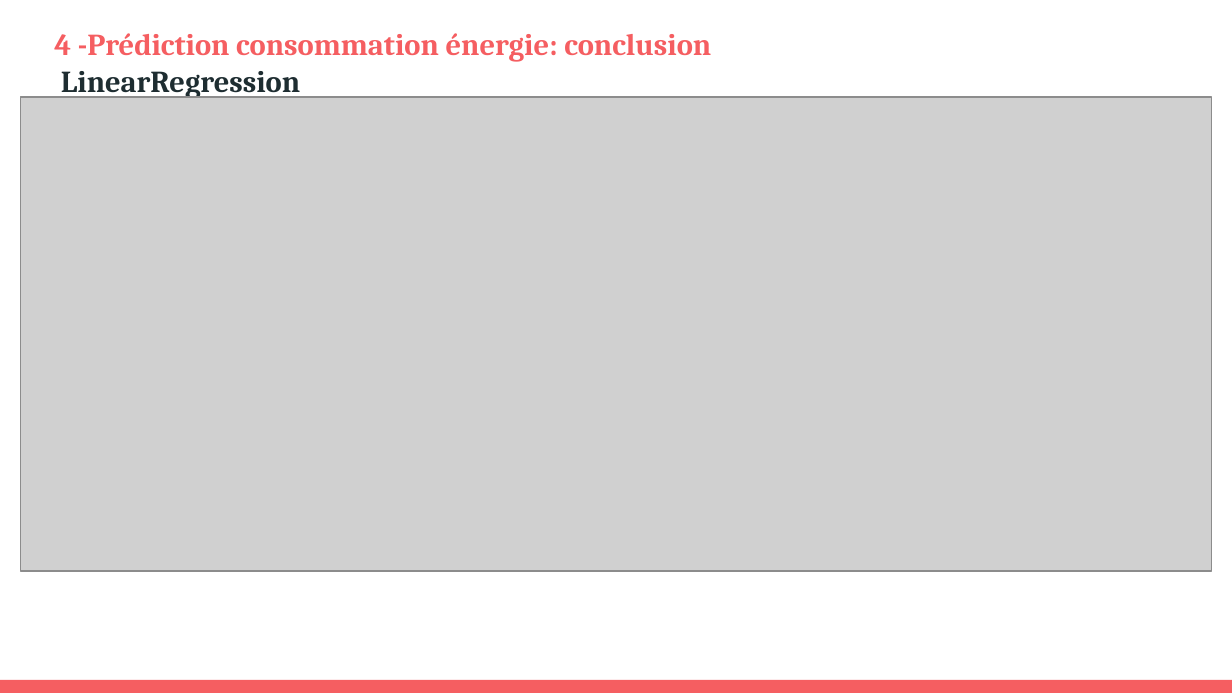
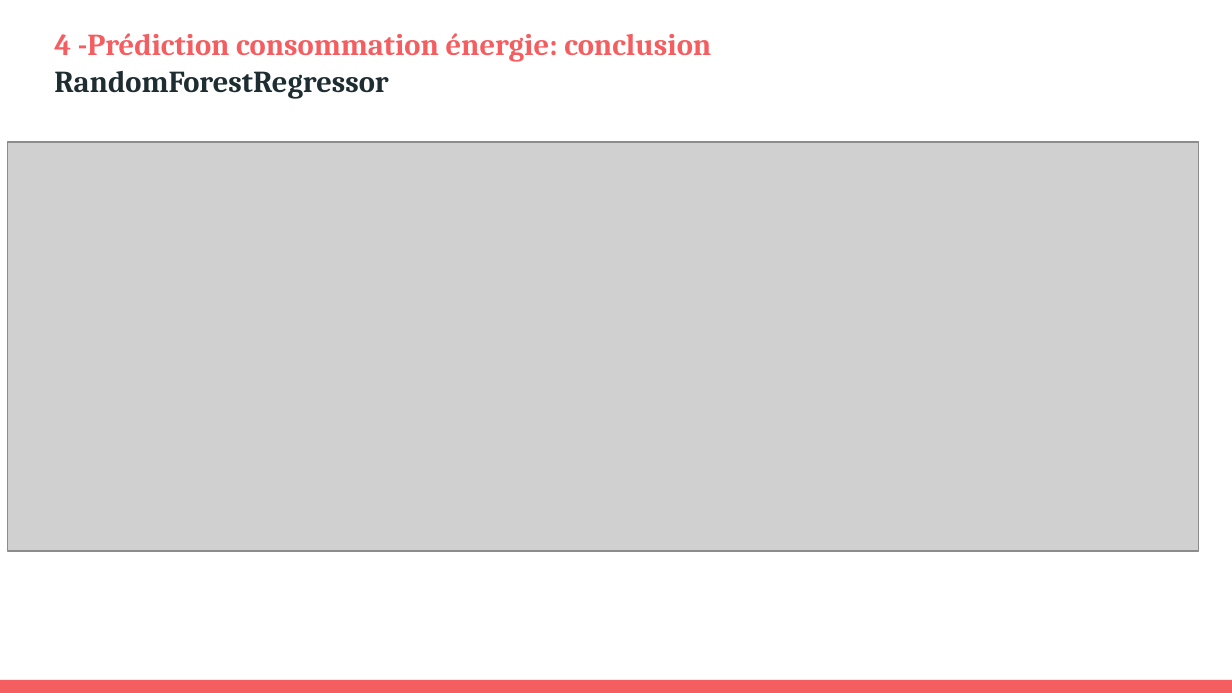
Before and after one commit to hoochycoochie/p4ml, a slide deck: slide 18 of DIOP_Amadou_4_presentation_082022.pptx (slide 17 before the commit). Drawn at 1232x693 pixels with LibreOffice and Linux fonts; fonts in the diff are those of the drawing; grey boxes stand for pictures. Boxes give left, top, right and bottom in pixels: in the first picture for what was removed or moved away, otherwise in the second. Text is boxed around its words. In the diff, an @@ line names an element or a change of style, - is before the commit and + after.

```diff
--- a/DIOP_Amadou_4_presentation_082022.pptx
+++ b/DIOP_Amadou_4_presentation_082022.pptx
@@ title at <box>54,71,388,99</box>: text changed @@
-LinearRegression
+RandomForestRegressor
@@ picture: place and size @@
-picture at <box>21,97,1212,572</box>
+picture at <box>7,142,1199,551</box>
```
Also in this commit, not shown: 6 other slides changed, 1 slide added, 3 other files.
